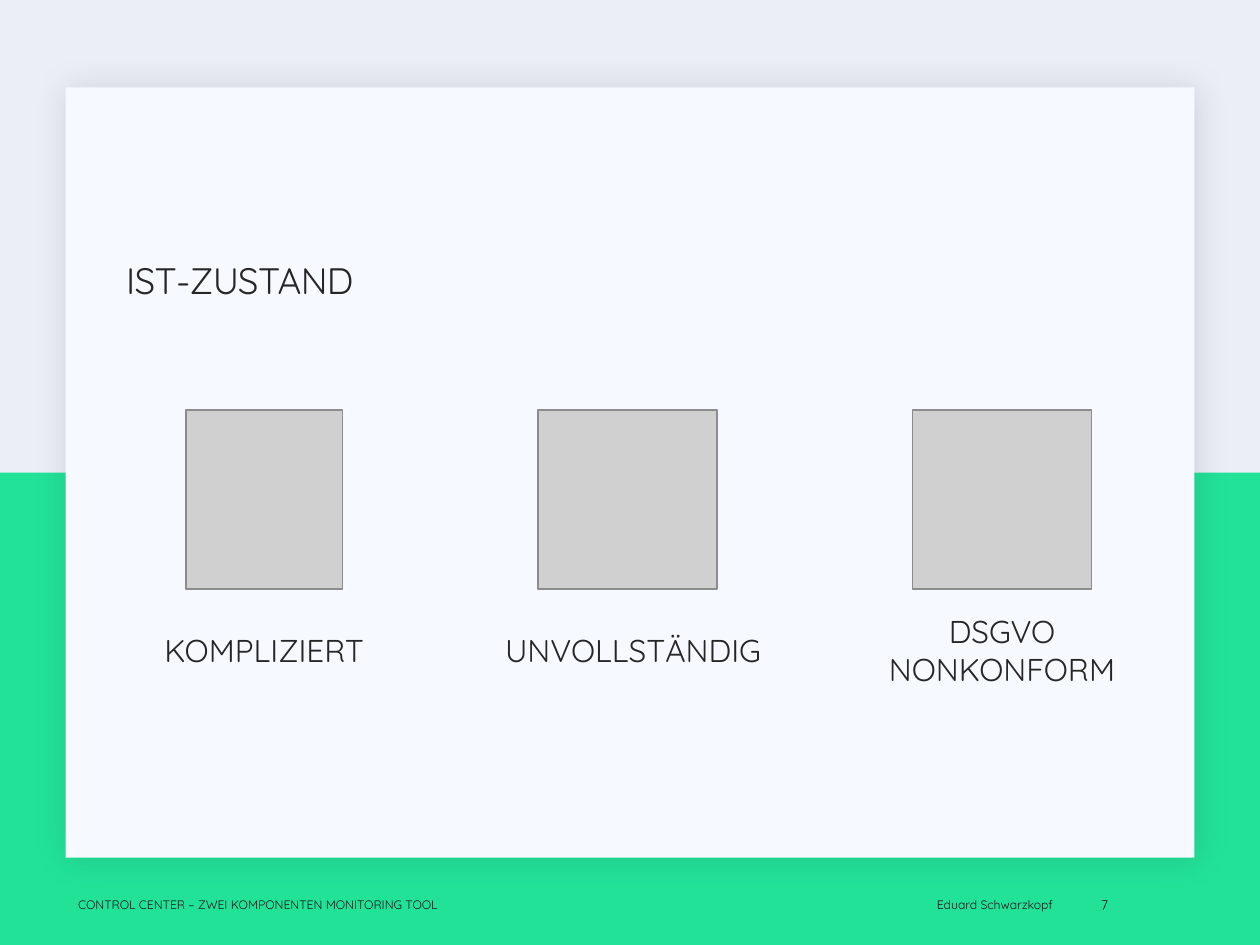
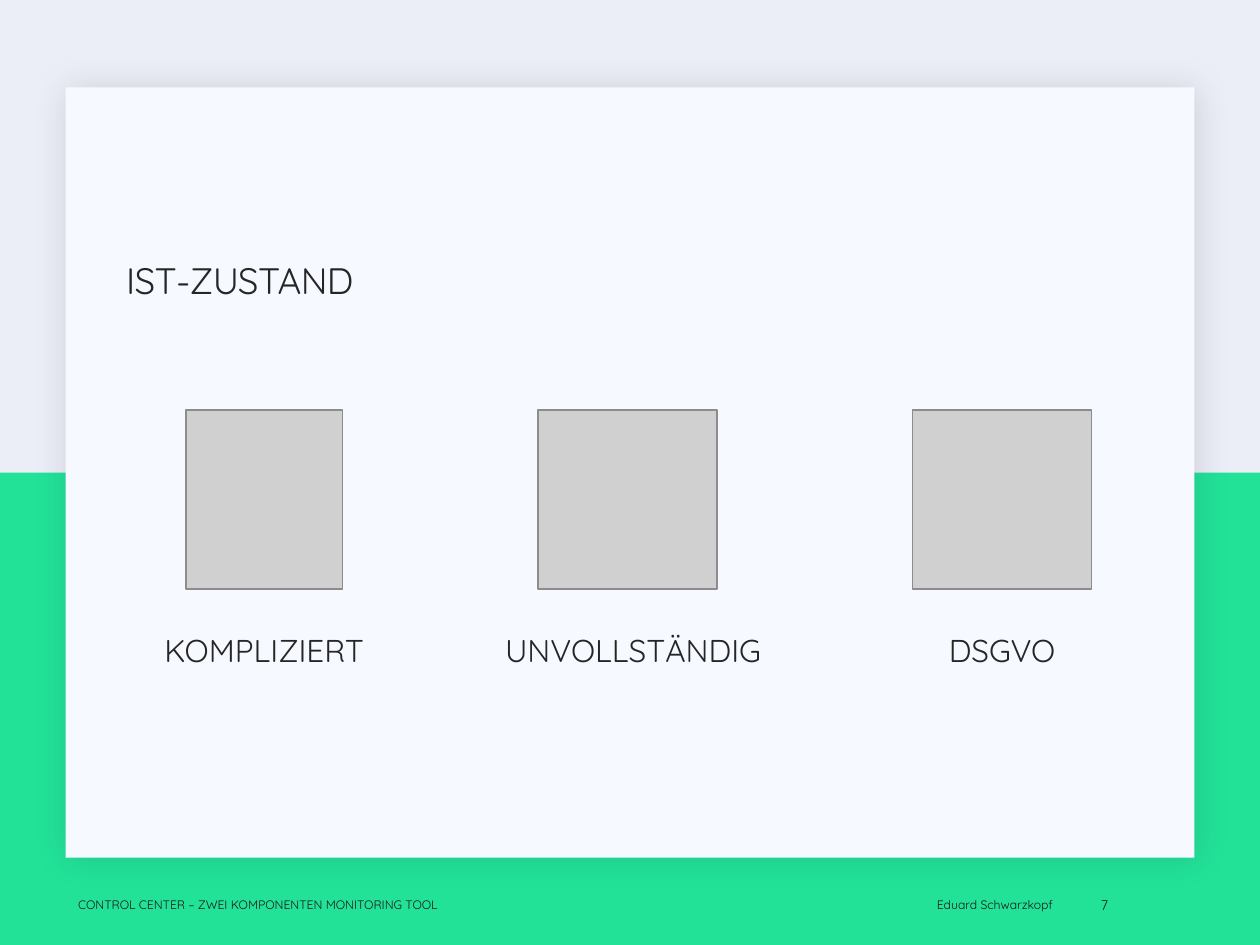
Before and after one commit to EduardSchwarzkopf/Abschlusspr-sentation, a slide deck: slide 7 of Abschluss_präsi.pptx. Drawn at 1260x945 pixels with LibreOffice and Linux fonts; fonts in the diff are those of the drawing; grey boxes stand for pictures; background and template pictures are left out. Boxes give left, top, right and bottom in pixels: in the first picture for what was removed or moved away, otherwise in the second. Text is boxed around its words. In the diff, an @@ line names an element or a change of style, - is before the commit and + after.

```diff
--- a/Abschluss_präsi.pptx
+++ b/Abschluss_präsi.pptx
@@ text at (949, 639, 1055, 663): text changed @@
-DSGVO NONKONFORM
+DSGVO
```
Also in this commit, not shown: 3 other slides changed.
